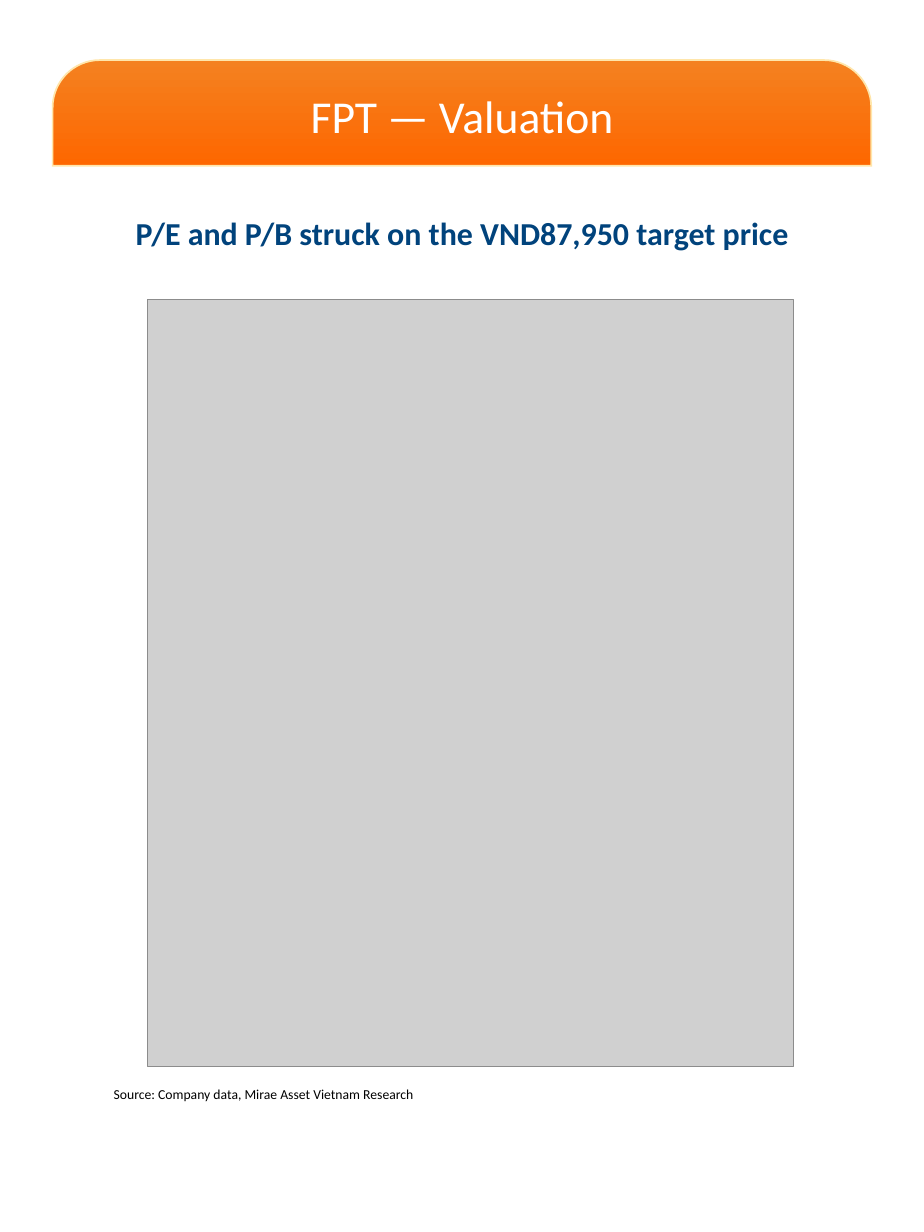
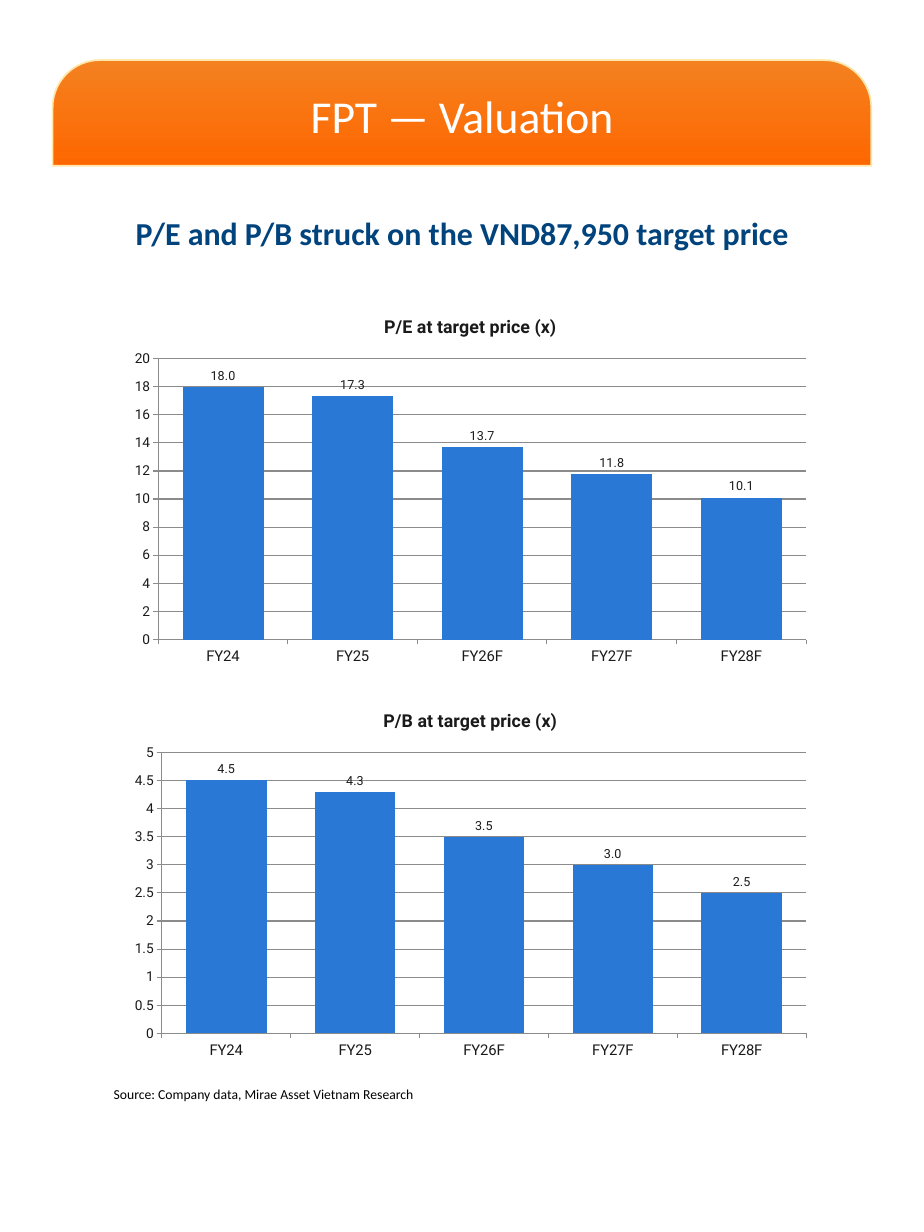
Before and after one commit to datquanton/verbose-guide, a slide deck: slide 14 of MASVN_Mobile_Report_STB_FPT_2Q26_EN_VN.pptx. Drawn at 924x1232 pixels with LibreOffice and Linux fonts; fonts in the diff are those of the drawing; grey boxes stand for pictures; background and template pictures are left out. Boxes give left, top, right and bottom in pixels: in the first picture for what was removed or moved away, otherwise in the second. Text is boxed around its words. In the diff, an @@ line names an element or a change of style, - is before the commit and + after.

```diff
--- a/MASVN_Mobile_Report_STB_FPT_2Q26_EN_VN.pptx
+++ b/MASVN_Mobile_Report_STB_FPT_2Q26_EN_VN.pptx
@@ column chart added at box(121, 300, 820, 672) @@
+title "P/E at target price (x)"
+categories: FY24, FY25, FY26F, FY27F, FY28F
+P/E at target price (x): 18, 17.3, 13.7, 11.8, 10.1
@@ picture removed at box(148, 300, 793, 1066) @@
@@ column chart added at box(121, 694, 820, 1066) @@
+title "P/B at target price (x)"
+categories: FY24, FY25, FY26F, FY27F, FY28F
+P/B at target price (x): 4.5, 4.3, 3.5, 3, 2.5
```
Also in this commit, not shown: 7 other slides changed, 12 other files.
